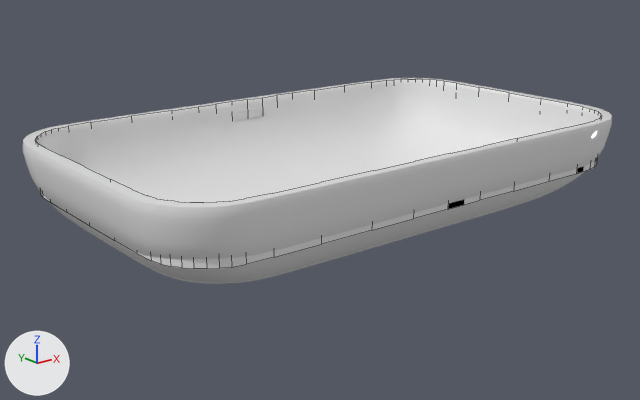
The FBX model Assets/Environment/Mesh/Basin_Type/600B.fbx, before and after one commit.
Rendered twice from a 50 mm lens placed at (-0.625, -0.754, 0.215), pointed at (-0.019, 0.004, -0.089). The lights are fixed; the arrows at lower left show +X, +Y and +Z. Mesh edges are drawn as thin lines on the coarser meshes. Where no turn or scale is listed for an object, it has been applied to the vertices.

Before the edit, the objects in view are built like this:
```python
me_600b = bpy.data.meshes.new('600B')
me_600b.from_pydata(...)  # 3123 vertices, 3108 faces; spans x -0.313..0.311, y -0.187..0.187, z -0.127..0.0
# faces by material slot: [2980, 128]
me_600b.materials.append(mat_ceramic_001)  # white #e7e7e7
me_600b.materials.append(mat_chrome_001)  # white #e7e7e7
me_mask = bpy.data.meshes.new('Mask')
me_mask.from_pydata(...)  # 136 vertices, 68 faces; spans x -0.3..0.298, y -0.176..0.176, z -0.058..0.0
me_mask.materials.append(mat_ceramic_001)  # white #e7e7e7
ob_600b = bpy.data.objects.new('600B', me_600b)
ob_600b.location = (0.0, 0.0, 0.0)
ob_mask = bpy.data.objects.new('Mask', me_mask)
ob_mask.location = (0.0, 0.0, 0.0)
```
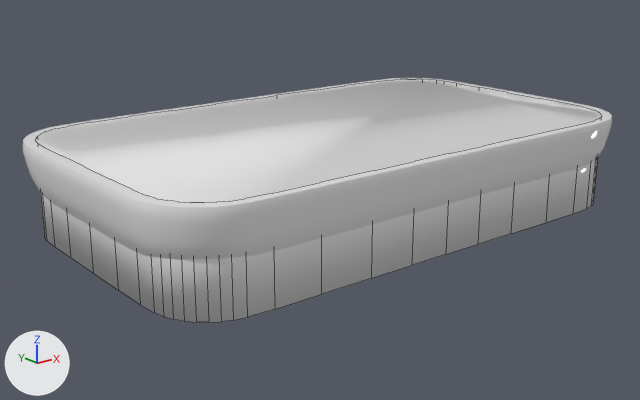
What differs and where, as boxes [x1, y1, x2, y2] in the pictures (640 x 400 px; the box of a moved part takes in the faces that stretch with it):
'Mask', reshaped
    before: [40, 110, 597, 269]
    after: [36, 79, 601, 322]
part 1 of me_mask, moved or reshaped
    before: [40, 110, 597, 269]
    after: [36, 79, 601, 322]

The change in detail:
me_mask is used by ob_mask; location (0.0, 0.0, 0.0).
me_mask had 136 vertices, 68 faces and spanned x -0.3..0.298, y -0.176..0.176, z -0.058..0.0.
me_mask now has 136 vertices, 70 faces and spans x -0.3..0.298, y -0.176..0.176, z -0.106..0.0.
Part 1, on me_mask:
16 faces are deleted.
68 vertices in x -0.3..0.298, y -0.176..0.176, z -0.058 move by (0.0, 0.0, -0.048).
18 new faces join them.
me_mask part 2: the surface is now shaded smooth.
